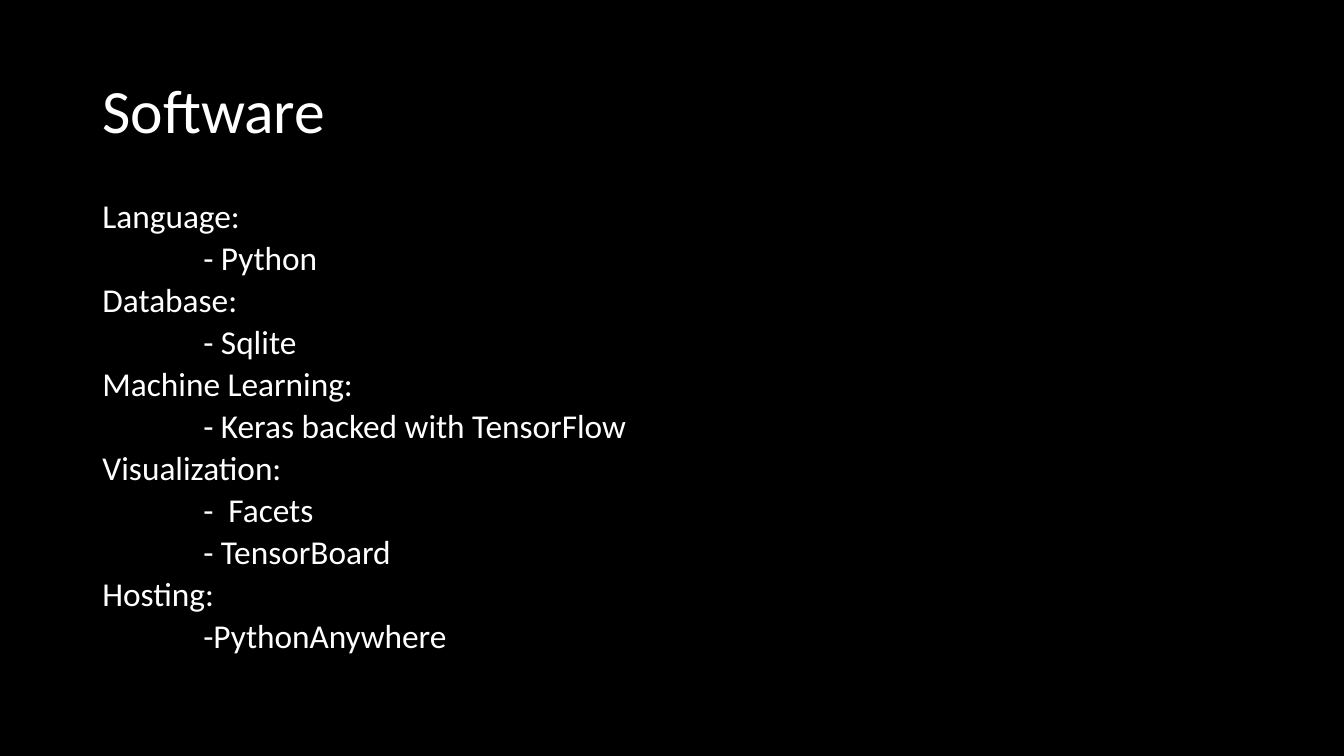
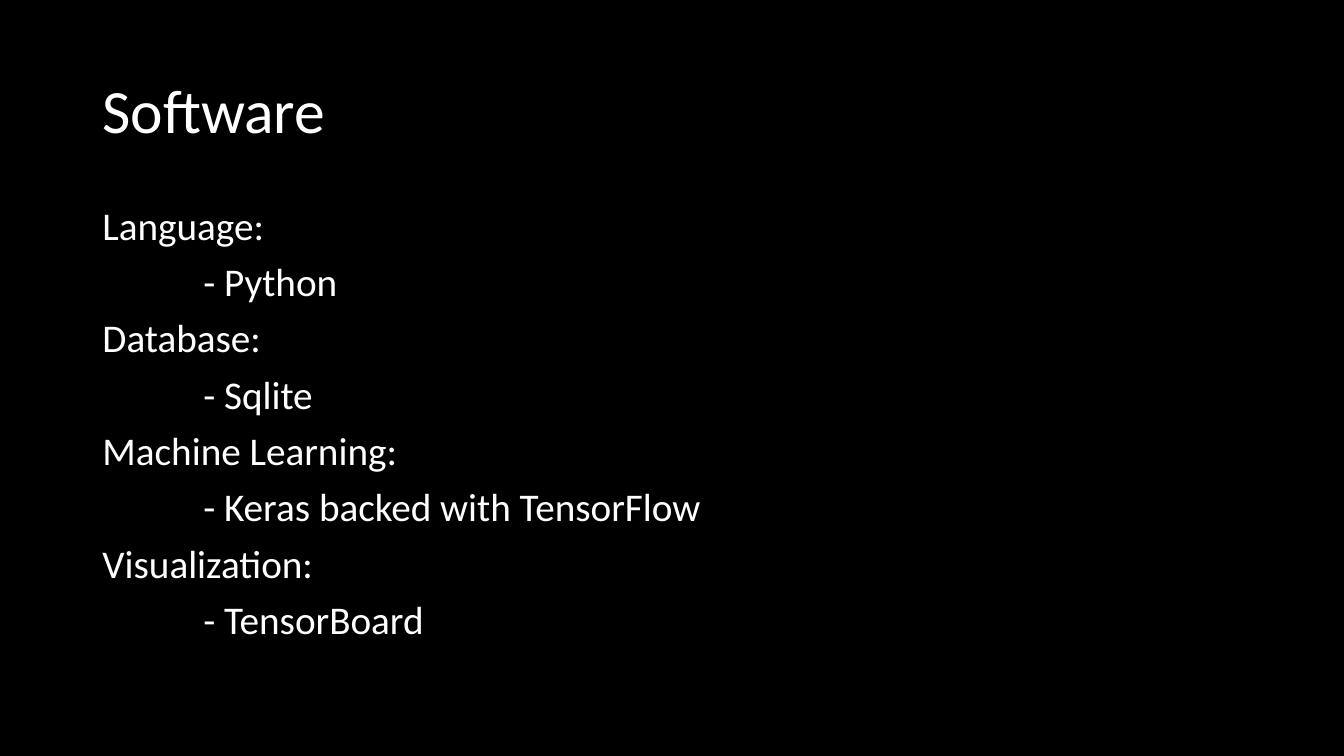
Before and after one commit to milsteam4144/GLAPS, a slide deck: slide 6 of Presentation/GLAPS Presentation.pptx (slide 5 before the commit). Drawn at 1344x756 pixels with LibreOffice and Linux fonts; fonts in the diff are those of the drawing. Boxes give left, top, right and bottom in pixels: in the first picture for what was removed or moved away, otherwise in the second. Text is boxed around its words. In the diff, an @@ line names an element or a change of style, - is before the commit and + after.

```diff
--- a/Presentation/GLAPS Presentation.pptx
+++ b/Presentation/GLAPS Presentation.pptx
@@ text "Language:" at [102,215,701,635]: size 23.8 to 28 pt; line spacing 0.7 to 0.9 @@
@@ text at [228,500,313,523]: paragraph removed @@
-- Facets
@@ text at [102,583,446,654]: paragraphs removed @@
-Hosting:
--PythonAnywhere
```
Also in this commit, not shown: 4 other slides changed, 1 slide added, 4 slides removed.
